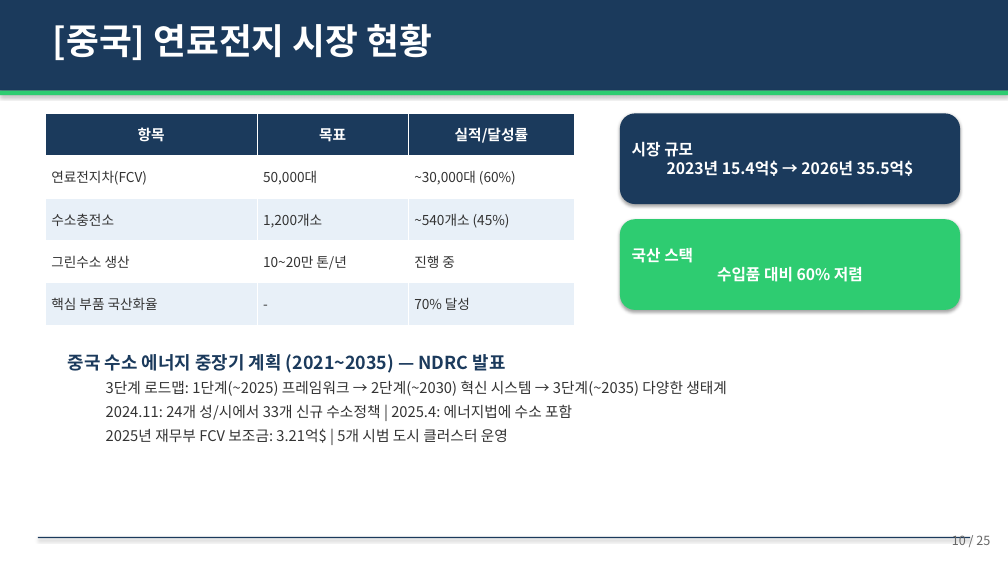
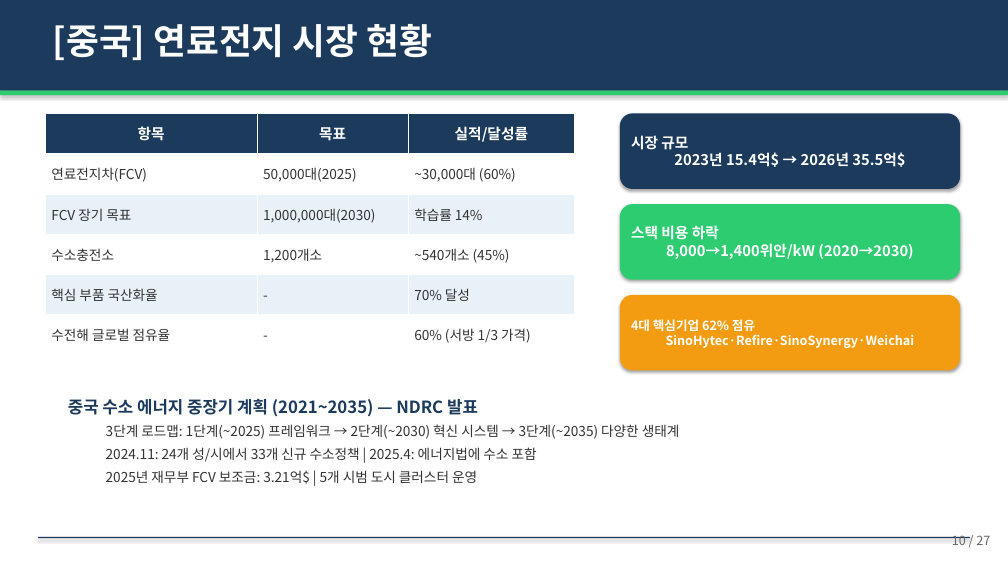
Before and after one commit to hpark1947/Hydrogen, a slide deck: slide 10 of 연료전지/연료전지_발표자료.pptx. Drawn at 1008x567 pixels with LibreOffice and Linux fonts; fonts in the diff are those of the drawing. Boxes give left, top, right and bottom in pixels: in the first picture for what was removed or moved away, otherwise in the second. Text is boxed around its words. In the diff, an @@ line names an element or a change of style, - is before the commit and + after.

```diff
--- a/연료전지/연료전지_발표자료.pptx
+++ b/연료전지/연료전지_발표자료.pptx
@@ table at <box>45,113,575,355</box> @@
-row 2: 연료전지차(FCV) | 50,000대 | ~30,000대 (60%)
+row 2: 연료전지차(FCV) | 50,000대(2025) | ~30,000대 (60%)
+row 3: FCV 장기 목표 | 1,000,000대(2030) | 학습률 14%
-row 4: 그린수소 생산 | 10~20만 톤/년 | 진행 중
+row 6: 수전해 글로벌 점유율 | - | 60% (서방 1/3 가격)
@@ rounded rectangle "시장 규모 2023년 15.4억$ → ...": place and size @@
-rounded rectangle "시장 규모 2023년 15.4억$ → ..." at <box>620,113,960,204</box>
+rounded rectangle "시장 규모 2023년 15.4억$ → ..." at <box>620,113,960,189</box>
@@ rounded rectangle "시장 규모 2023년 15.4억$ → ..." at <box>620,113,960,189</box>: size 15 to 14 pt @@
@@ rounded rectangle "스택 비용 하락 8,000→1,400위안/kW (2020→2030)": place and size @@
-rounded rectangle "스택 비용 하락 8,000→1,400위안/kW (2020→2030)" at <box>620,219,960,310</box>
+rounded rectangle "스택 비용 하락 8,000→1,400위안/kW (2020→2030)" at <box>620,204,960,280</box>
@@ text in rounded rectangle at <box>631,225,913,259</box>: text changed; size 15 to 14 pt @@
-국산 스택
-수입품 대비 60% 저렴
+스택 비용 하락
+8,000→1,400위안/kW (2020→2030)
@@ rounded rectangle added at <box>620,295,960,371</box>, fill #F39C12, 12 pt, text #FFFFFF, bold @@
+4대 핵심기업 62% 점유
+SinoHytec·Refire·SinoSynergy·Weichai
@@ text "중국 수소 에너지 중장기 계획 ...": place and size @@
-text "중국 수소 에너지 중장기 계획 ..." at <box>68,354,727,443</box>
+text "중국 수소 에너지 중장기 계획 ..." at <box>68,399,680,484</box>
@@ text "중국 수소 에너지 중장기 계획 ..." at <box>68,399,680,484</box>: size 17 to 16 pt in "중국 수소 에너지 중장기 계획 (2021~2035) — ..."; size 14 to 13 pt in "3단계 로드맵: 1단계(~2025) 프레임워크 → 2단계(~2030) 혁신 ...", "2024.11: 24개 성/시에서 33개 신규 수소정책 | ...", "2025년 재무부 FCV 보조금: 3.21억$ | 5개 ..." @@
@@ text at <box>952,535,990,545</box>: text changed @@
-10 / 25
+10 / 27
```
Also in this commit, not shown: 22 other slides changed, 3 slides added, 1 slide removed, 1 other file.
